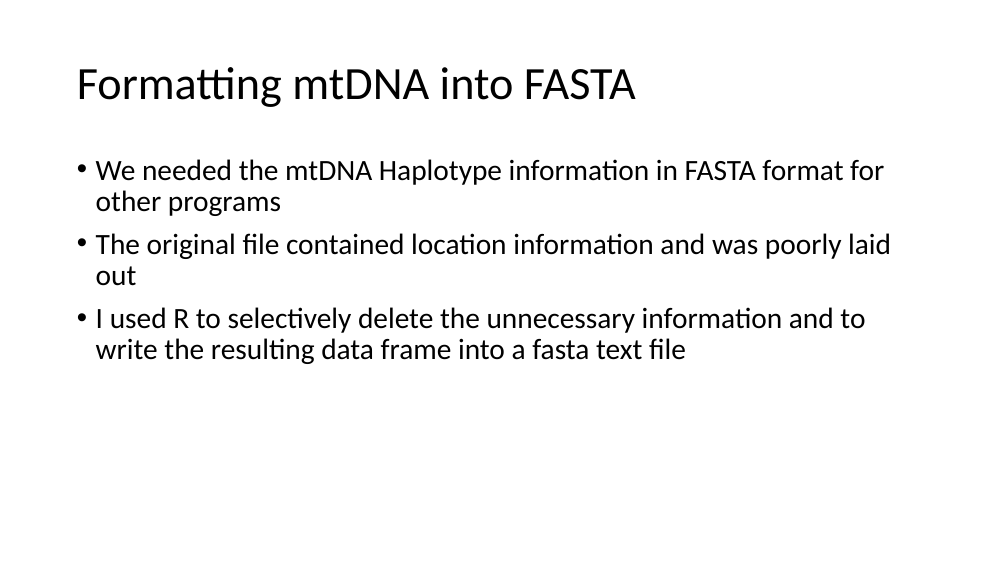
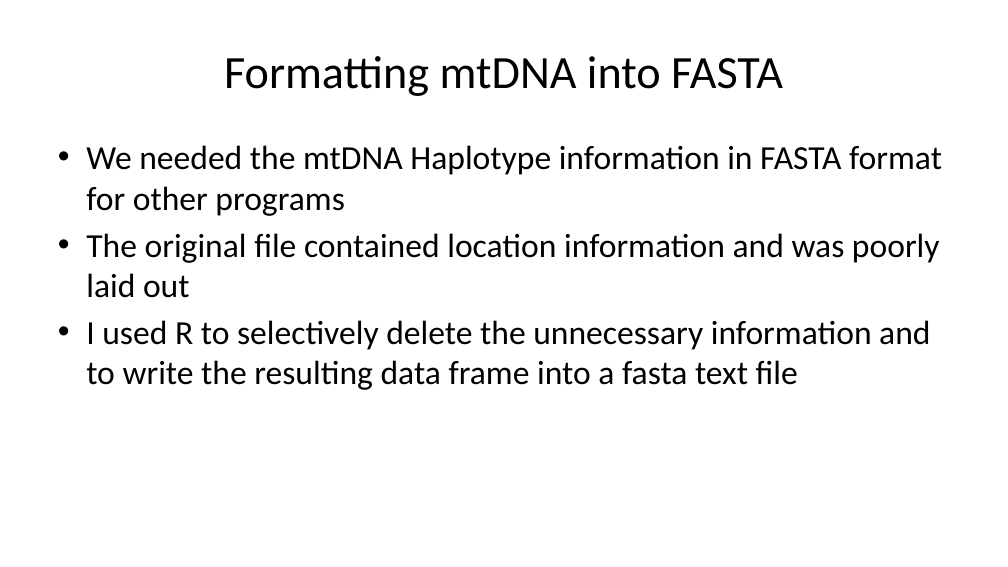
Before and after one commit to ashleyp1/BCB546X_Final_Project, a slide deck: slide 6 of PowerPoint Presentation for Final.pptx. Drawn at 1008x567 pixels with LibreOffice and Linux fonts; fonts in the diff are those of the drawing. Boxes give left, top, right and bottom in pixels: in the first picture for what was removed or moved away, otherwise in the second. Text is boxed around its words. In the diff, an @@ line names an element or a change of style, - is before the commit and + after.

```diff
--- a/PowerPoint Presentation for Final.pptx
+++ b/PowerPoint Presentation for Final.pptx
@@ title "Formatting mtDNA into FASTA": place and size @@
-title "Formatting mtDNA into FASTA" at bbox=[77, 67, 636, 107]
+title "Formatting mtDNA into FASTA" at bbox=[224, 56, 783, 96]
@@ title "Formatting mtDNA into FASTA" at bbox=[224, 56, 783, 96]: alignment left to centre; line spacing 0.9 to 1 @@
@@ text "We needed the mtDNA Haplotype ...": place and size @@
-text "We needed the mtDNA Haplotype ..." at bbox=[96, 159, 891, 364]
+text "We needed the mtDNA Haplotype ..." at bbox=[86, 145, 942, 390]
@@ text "We needed the mtDNA Haplotype ..." at bbox=[86, 145, 942, 390]: size 28 to 32 pt; indent changed; line spacing 0.9 to 1; less space between paragraphs @@
```
Also in this commit, not shown: 13 other slides changed, 5 slides added, 2 other files.
